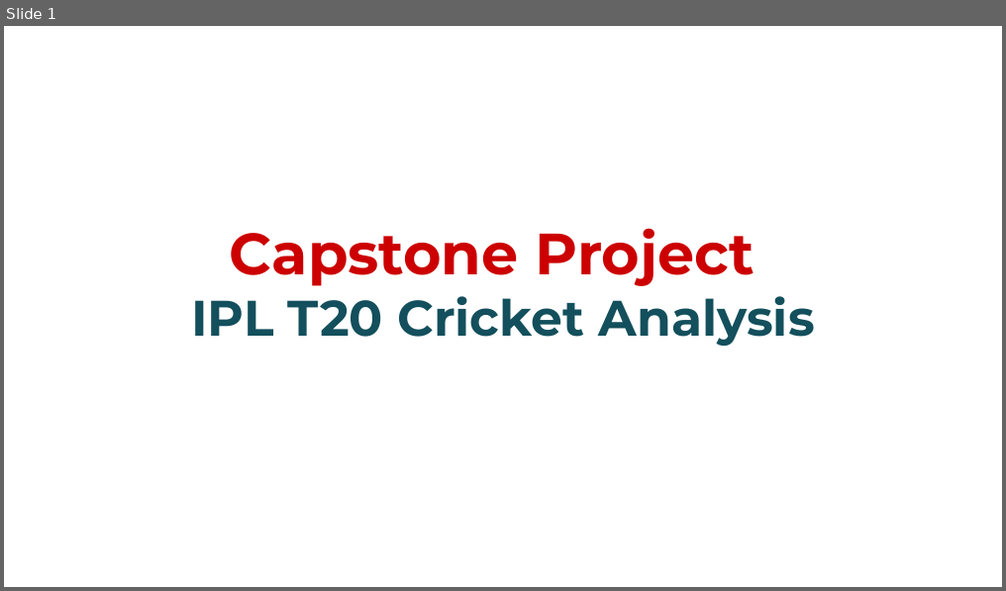
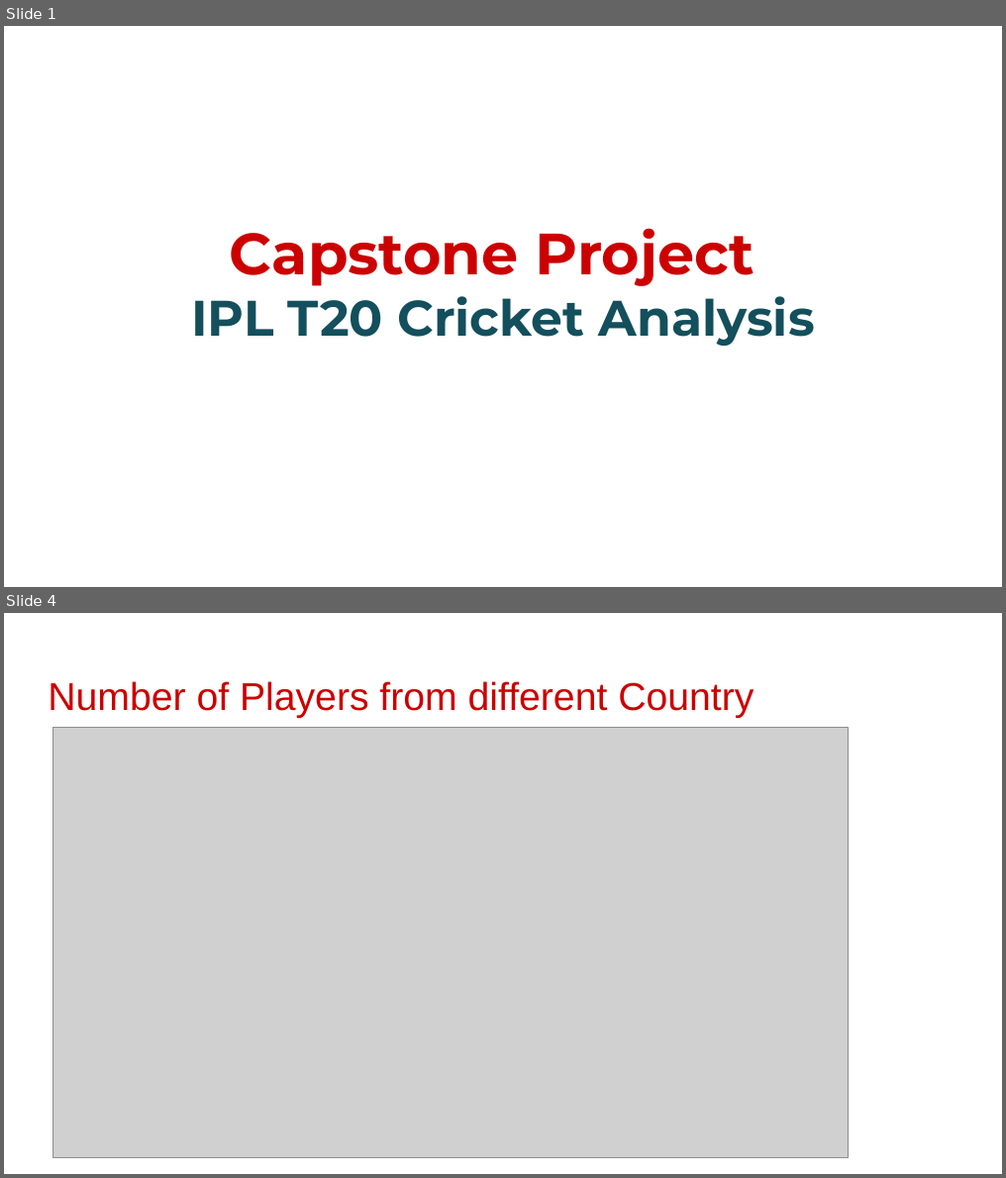
Before and after one commit to Pradip240/IPL-T20-Cricket-Analysis, a slide deck: CapstoneProjectPresentation.pptx. Shown one above the other, each under a label of ours: slide 1 before the commit, slides 1 and 4 after it; the slides between them are not shown. The pictures are 1006x591 and 1006x1178 pixels, drawn with LibreOffice and Linux fonts; fonts in the diff are those of the drawing; grey boxes stand for pictures; background and template pictures are left out. Boxes give left, top, right and bottom in pixels: in the first picture for what was removed or moved away, otherwise in the second. Text is boxed around its words. In the diff, an @@ line names an element or a change of style, - is before the commit and + after.

```diff
--- a/CapstoneProjectPresentation.pptx
+++ b/CapstoneProjectPresentation.pptx
@@ slide 4 added at (4,613,1002,1174), background #FFFFFF @@
@@ title added at (48,681,753,718), 28 pt, text #CC0000 @@
+Number of Players from different Country
@@ picture added at (53,727,848,1157) @@
```
Also in this commit, not shown: 11 other slides added.
